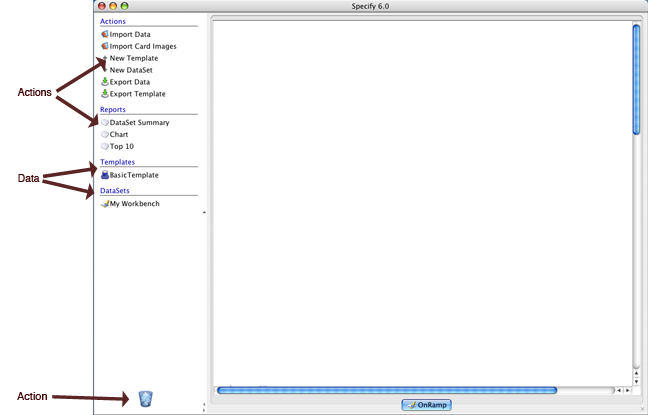
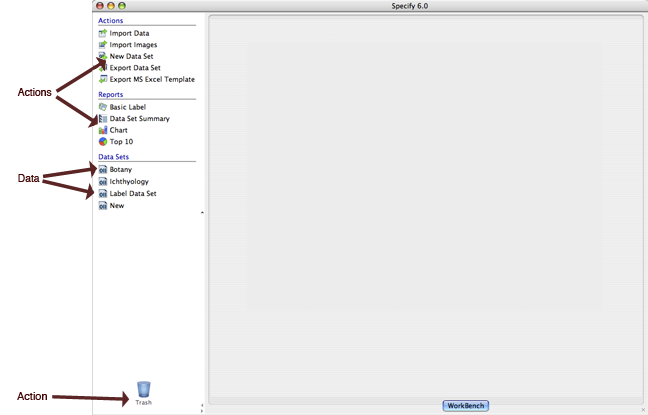
Before/after of a 648 x 415 layered artwork. What changed in the layer stack:
added layer "Layer 1" above "Action" over box(92, 0, 648, 415)
